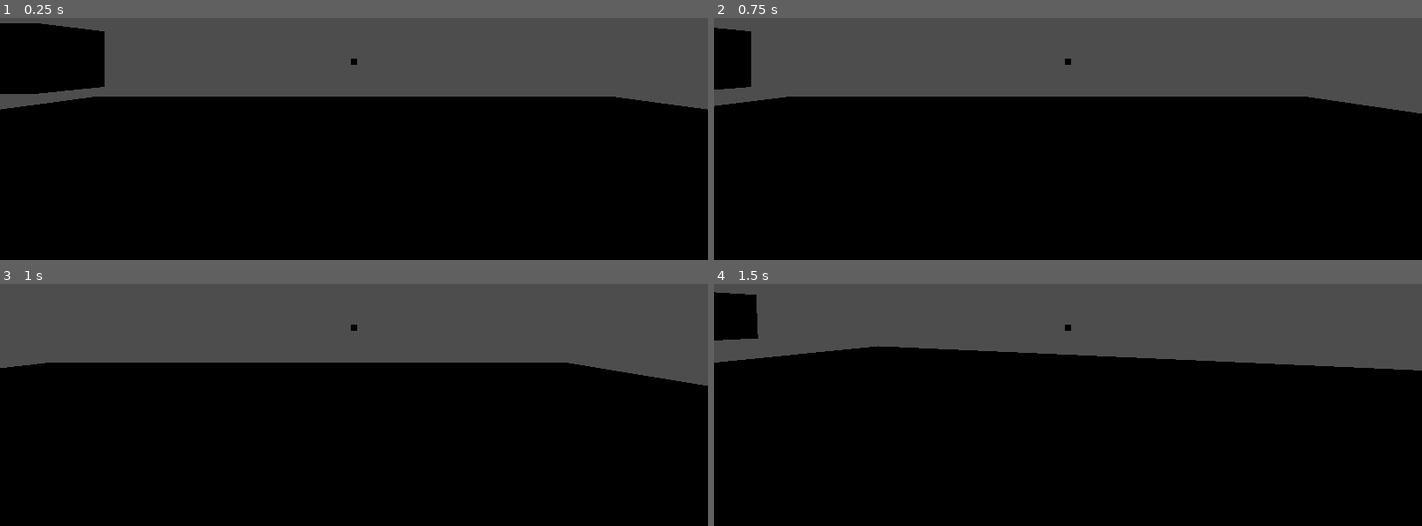
Above: before the commit, frames 1-4 (two rows, left to right).
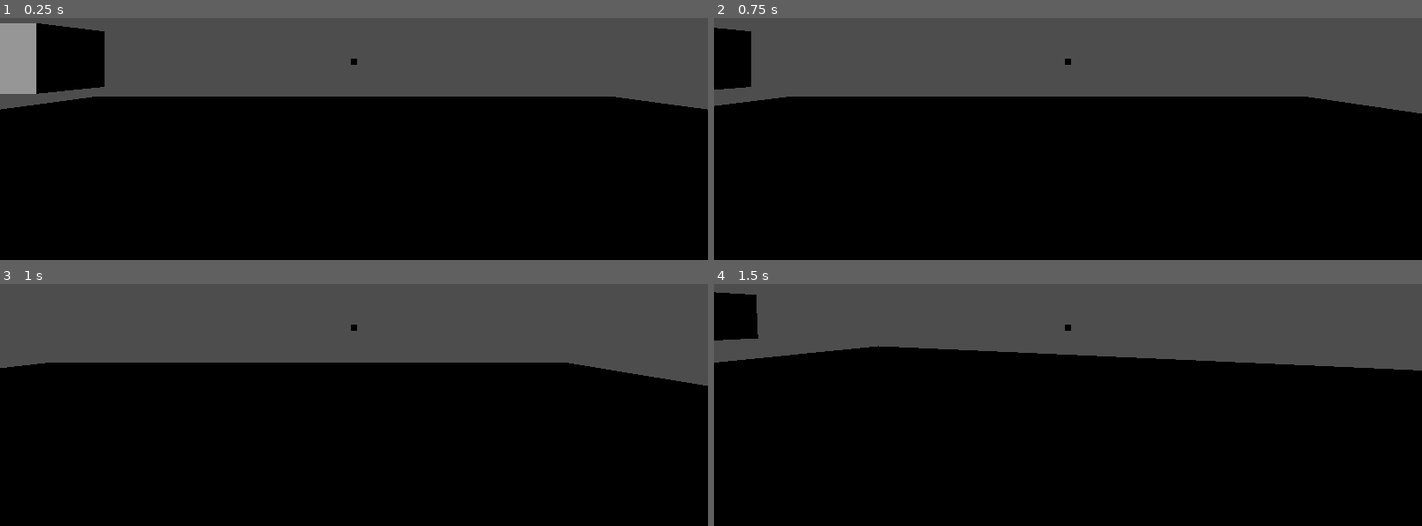
Above: after the commit, the same moments.

Repository: Eber150/CandyInThaHouse
Game: Godot game, scene res://Scene/MechanicsTestScene.tscn
Same seed, same stepped clock (60 frames per second), same inputs: the game is played once before the commit and once after it. The project has no main scene, so this scene is started directly.
Inputs (mouse positions are in pixels of both pictures, inside the frame that each line leads up to):
- Up to frame 1 (0.25 s): no input
- Up to frame 2 (0.75 s): tap Enter at 0.5 s; move the mouse to (1223, 42) at 0.52 s; hold D (rightward) from 0.53 s (still down); click (1223, 42) at 0.67 s
- Up to frame 3 (1 s): keep holding D (rightward)
- Up to frame 4 (1.5 s): move the mouse to (1032, 329) at 1.27 s; release D (rightward) at 1.28 s; hold W (forward) from 1.28 s (still down)

The runs differ from the first frame. In frame 1, 1.5% of the frame differs, in the area x 0-6%, y 2-32%; in frame 2, nothing differs; in frame 3, nothing differs; in frame 4, nothing differs.

Commit message:
Add DirectionalLight3D to MechanicsTestScene
Introduced a DirectionalLight3D node to the scene for improved lighting. This enhances visibility and realism in the MechanicsTestScene.

Diff:
--- a/Scene/MechanicsTestScene.tscn
+++ b/Scene/MechanicsTestScene.tscn
@@ -34,3 +34,6 @@
 shape = SubResource("ConvexPolygonShape3D_pyhkc")
 
 [node name="player2" parent="." instance=ExtResource("1_pyhkc")]
+
+[node name="DirectionalLight3D" type="DirectionalLight3D" parent="."]
+transform = Transform3D(1, 0, 0, 0, 1, 0, 0, 0, 1, 0, 10.7296, 0)
